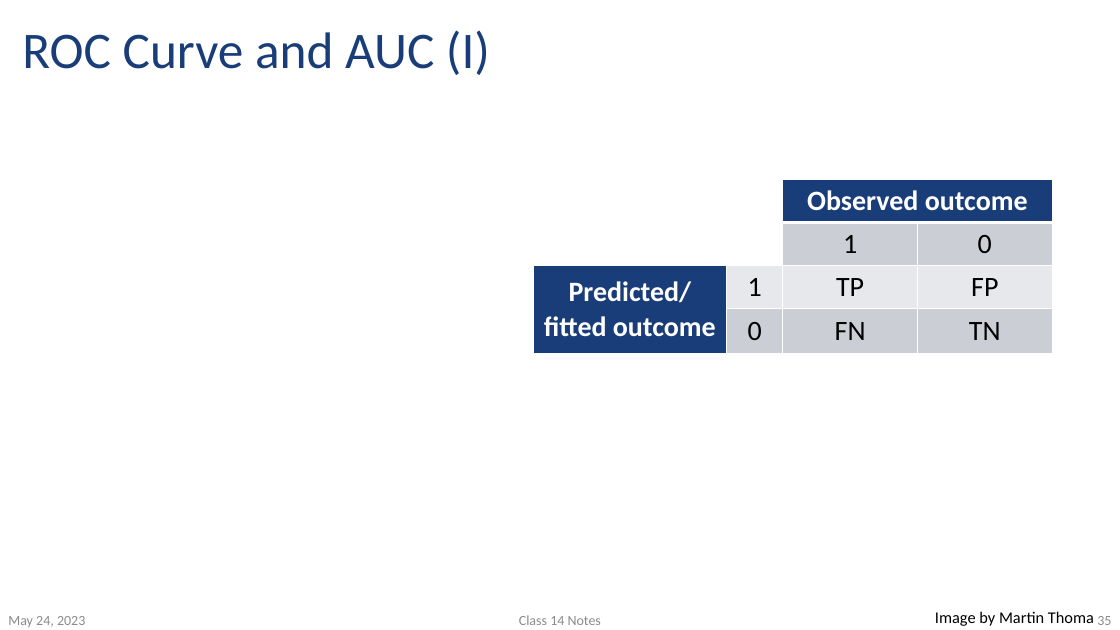
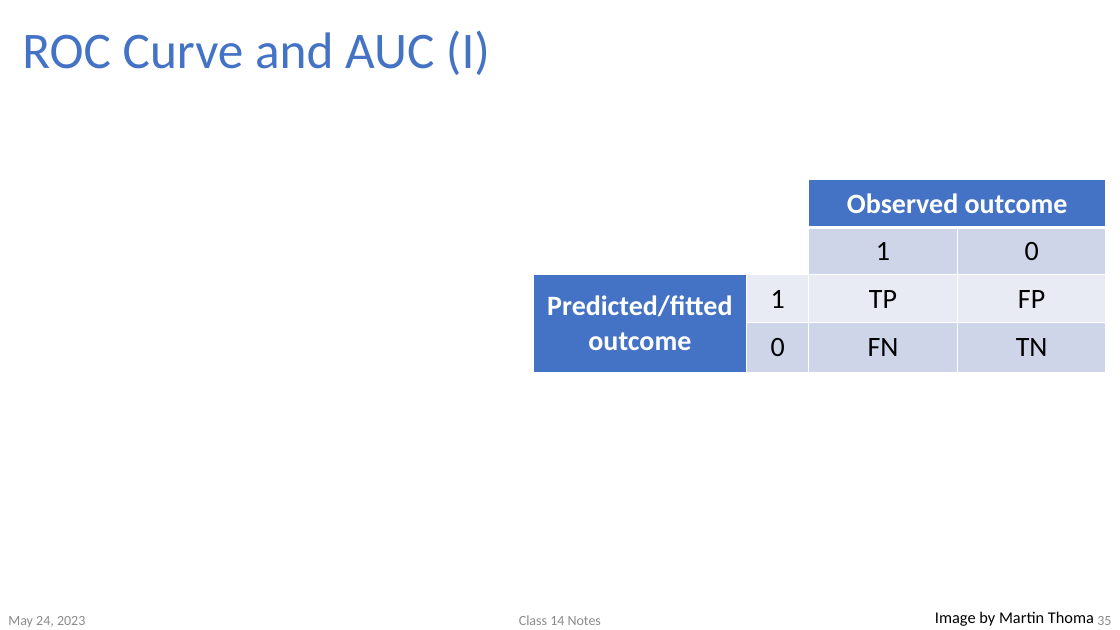
Before and after one commit to nwakim/S2024_BSTA_513, a slide deck: slide 35 of lectures/12_Assessing_fit/old_work/Class_14_Model_fit.pptx. Drawn at 1120x630 pixels with LibreOffice and Linux fonts; fonts in the diff are those of the drawing; grey boxes stand for pictures. Boxes give left, top, right and bottom in pixels: in the first picture for what was removed or moved away, otherwise in the second. Text is boxed around its words. In the diff, an @@ line names an element or a change of style, - is before the commit and + after.

```diff
--- a/lectures/12_Assessing_fit/old_work/Class_14_Model_fit.pptx
+++ b/lectures/12_Assessing_fit/old_work/Class_14_Model_fit.pptx
@@ title "ROC Curve and AUC (I)" at (x1=22, y1=30, x2=490, y2=75): text colour #193D78 to #4472C4 @@
@@ table at (x1=534, y1=180, x2=1107, y2=372) @@
@@ fill #193D78 to #4472C4 in 2 cells @@
@@ fill #CCCED6 to #CFD5EA in 5 cells @@
@@ fill #E8E8EC to #E9EBF5 in 3 cells @@
@@ table resized from (x1=534, y1=180, x2=1052, y2=354) to (x1=534, y1=180, x2=1107, y2=372) @@
```
Also in this commit, not shown: 46 other slides changed, 8 other files.
